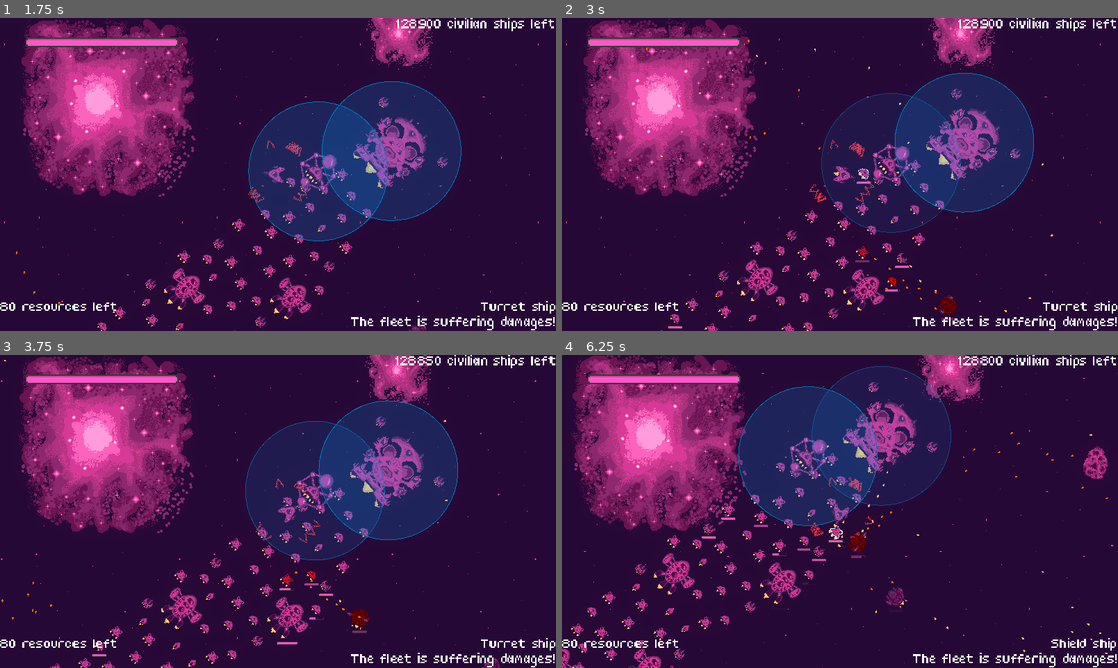
Above: before the commit, frames 1-4 (two rows, left to right).
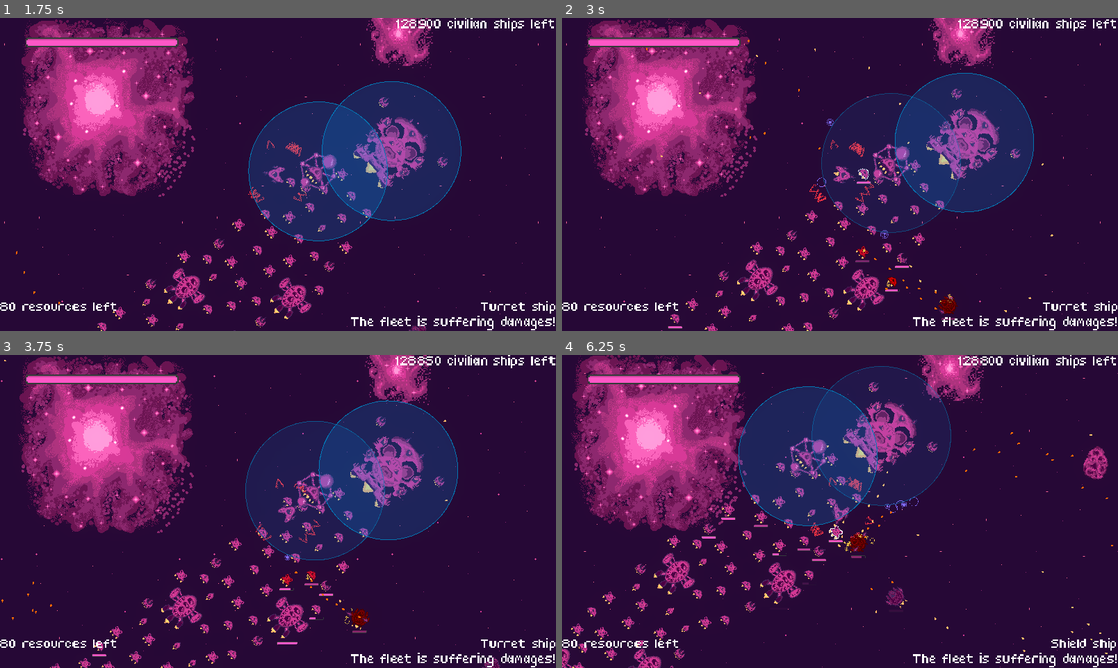
Above: after the commit, the same moments.

Repository: bear-minimum-studio/space-bear
Game: Godot game, scene res://Game.tscn
The game is run twice, just before and just after one commit, with the same random seed, the same clock (stepped at 60 frames per second) and the same inputs.
Inputs:
- Up to frame 1 (1.75 s): tap Enter (upgrade) at 0.5 s; hold Right (turn_right) 0.53-1.28 s; hold X (cycle_selection) 0.53-1.28 s; hold Ctrl (brake) from 1.28 s (still down); tap Down (decelerate) at 1.35 s
- Up to frame 2 (3 s): release Ctrl (brake) at 2.03 s; hold Right (turn_right) 2.03-2.78 s; hold Space (fire) 2.03-2.78 s; hold Up (accelerate) from 2.78 s (still down); tap G (grappling_hook) at 2.85 s
- Up to frame 3 (3.75 s): release Up (accelerate) at 3.53 s; hold Left (turn_left) from 3.53 s (still down); hold F (turret_fire) from 3.53 s (still down)
- Up to frame 4 (6.25 s): release F (turret_fire) at 4.28 s; tap X (cycle_selection) at 4.35 s; release Left (turn_left) at 5.03 s; hold Ctrl (brake) 5.03-5.78 s; tap Down (decelerate) at 5.1 s; hold Right (turn_right) from 5.78 s (still down); tap Space (fire) at 5.85 s

Frame 1 is identical in both runs. In frame 2, less than 0.1% of the frame differs, in the area x 45-71%, y 32-91%; in frame 3, less than 0.1%; in frame 4, less than 0.1%, in the area x 50-65%, y 45-64%.

Commit message:
feat: add bullet impacts

Diff:
--- a/bullet/Bullet.gd
+++ b/bullet/Bullet.gd
@@ -1,6 +1,8 @@
 extends Area2D
 
 @export var bullet_range = 10000
+
+@onready var bullet_impact = $BulletImpact
 
 var velocity = Vector2.ZERO;
 var initial_position = null
@@ -24,6 +26,10 @@
 	var health_system = area_or_body.find_child("HealthSystem")
 	if health_system != null:
 		health_system.on_hit()
+
+	_disable_bullet()
+	bullet_impact.adapt_style_then_play(area_or_body)
+	await bullet_impact.animation_done
 	self.queue_free()
 
 # Computes new bullet speed using player orientation and velocity
@@ -39,3 +45,9 @@
 		new_bullet_velocity = bullet_speed * new_bullet_velocity.normalized()
 
 	velocity = new_bullet_velocity
+
+func _disable_bullet():
+	self.collision_layer = 0
+	self.collision_mask = 0
+	velocity = Vector2.ZERO
+	$Sprite.visible = false
--- a/bullet/Bullet.tscn
+++ b/bullet/Bullet.tscn
@@ -1,8 +1,9 @@
-[gd_scene load_steps=6 format=3 uid="uid://cx41bv33edtnq"]
+[gd_scene load_steps=7 format=3 uid="uid://cx41bv33edtnq"]
 
 [ext_resource type="Script" path="res://bullet/Bullet.gd" id="2_a4jyv"]
 [ext_resource type="Texture2D" uid="uid://cgdmolk0kdsay" path="res://player/projectile.png" id="2_u7h4i"]
 [ext_resource type="AudioStream" uid="uid://b2geekj3ugfba" path="res://bullet/Bullets.wav" id="3_k5ub5"]
+[ext_resource type="PackedScene" uid="uid://68nodlnorjer" path="res://explosion/BulletImpact.tscn" id="4_e8vuw"]
 
 [sub_resource type="RectangleShape2D" id="RectangleShape2D_fyl3h"]
 size = Vector2(8, 6)
@@ -33,5 +34,7 @@
 volume_db = -7.682
 bus = &"FX"
 
+[node name="BulletImpact" parent="." instance=ExtResource("4_e8vuw")]
+
 [connection signal="area_entered" from="." to="." method="_on_area_entered"]
 [connection signal="body_entered" from="." to="." method="_on_body_entered"]
--- a/bullet/EnemyBullet.tscn
+++ b/bullet/EnemyBullet.tscn
@@ -3,5 +3,7 @@
 [ext_resource type="PackedScene" uid="uid://cx41bv33edtnq" path="res://bullet/Bullet.tscn" id="1_ejxly"]
 
 [node name="Bullet" instance=ExtResource("1_ejxly")]
+collision_mask = 9
+
+[node name="Sprite" parent="." index="1"]
 modulate = Color(1, 0.564706, 0, 1)
-collision_mask = 9
--- /dev/null
+++ b/explosion/BulletImpact.gd
@@ -0,0 +1,27 @@
+extends Sprite2D
+
+signal animation_done
+
+@export var hit_ship_color: Color = Color("#ffcf4d")
+@export var hit_shield_color: Color = Color("#836dff")
+
+@onready var animation_player = $AnimationPlayer
+
+func _ready():
+	self.visible = false
+
+func adapt_style_then_play(hit_body: Node2D):
+	# Adapt the style
+	if hit_body is Shield:
+		self.modulate = Color(hit_shield_color)
+	else:
+		self.modulate = Color(hit_ship_color)
+		self.scale = 0.5 * Vector2.ONE
+
+	# Play the animation
+	self.visible = true
+	animation_player.play("Explode")
+
+
+func _on_animation_player_animation_finished(anim_name):
+	animation_done.emit()
--- /dev/null
+++ b/explosion/BulletImpact.tscn
@@ -0,0 +1,79 @@
+[gd_scene load_steps=6 format=3 uid="uid://68nodlnorjer"]
+
+[ext_resource type="Texture2D" uid="uid://csvg5ac07btss" path="res://explosion/bullet_shield_impact.png" id="1_rqx8q"]
+[ext_resource type="Script" path="res://explosion/BulletImpact.gd" id="2_mbuh6"]
+
+[sub_resource type="Animation" id="Animation_ktg2j"]
+resource_name = "Explode"
+length = 0.6
+tracks/0/type = "value"
+tracks/0/imported = false
+tracks/0/enabled = true
+tracks/0/path = NodePath(".:frame")
+tracks/0/interp = 1
+tracks/0/loop_wrap = true
+tracks/0/keys = {
+"times": PackedFloat32Array(0, 0.1, 0.2, 0.3, 0.4, 0.5),
+"transitions": PackedFloat32Array(1, 1, 1, 1, 1, 1),
+"update": 1,
+"values": [0, 1, 2, 3, 4, 5]
+}
+tracks/1/type = "value"
+tracks/1/imported = false
+tracks/1/enabled = true
+tracks/1/path = NodePath(".:texture")
+tracks/1/interp = 1
+tracks/1/loop_wrap = true
+tracks/1/keys = {
+"times": PackedFloat32Array(0, 0.6),
+"transitions": PackedFloat32Array(1, 1),
+"update": 1,
+"values": [ExtResource("1_rqx8q"), null]
+}
+
+[sub_resource type="Animation" id="Animation_4ahr5"]
+length = 0.001
+tracks/0/type = "value"
+tracks/0/imported = false
+tracks/0/enabled = true
+tracks/0/path = NodePath(".:frame")
+tracks/0/interp = 1
+tracks/0/loop_wrap = true
+tracks/0/keys = {
+"times": PackedFloat32Array(0),
+"transitions": PackedFloat32Array(1),
+"update": 1,
+"values": [0]
+}
+tracks/1/type = "value"
+tracks/1/imported = false
+tracks/1/enabled = true
+tracks/1/path = NodePath(".:texture")
+tracks/1/interp = 1
+tracks/1/loop_wrap = true
+tracks/1/keys = {
+"times": PackedFloat32Array(0),
+"transitions": PackedFloat32Array(1),
+"update": 1,
+"values": [ExtResource("1_rqx8q")]
+}
+
+[sub_resource type="AnimationLibrary" id="AnimationLibrary_g0ssn"]
+_data = {
+"Explode": SubResource("Animation_ktg2j"),
+"RESET": SubResource("Animation_4ahr5")
+}
+
+[node name="BulletImpact" type="Sprite2D"]
+modulate = Color(1, 0.811765, 0.301961, 1)
+texture = ExtResource("1_rqx8q")
+hframes = 6
+script = ExtResource("2_mbuh6")
+
+[node name="AnimationPlayer" type="AnimationPlayer" parent="."]
+speed_scale = 3.0
+libraries = {
+"": SubResource("AnimationLibrary_g0ssn")
+}
+
+[connection signal="animation_finished" from="AnimationPlayer" to="." method="_on_animation_player_animation_finished"]
Binary file added: explosion/bullet_shield_impact.png
Not shown, added: explosion/bullet_shield_impact.png.import
